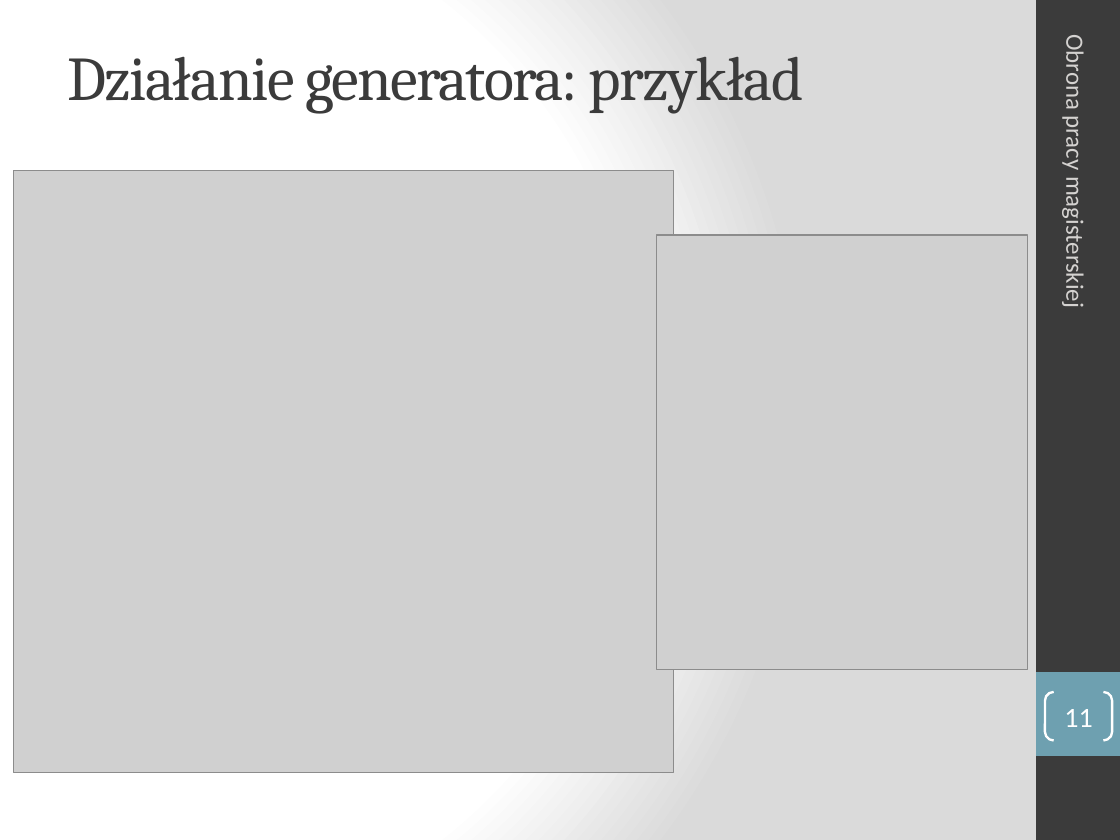
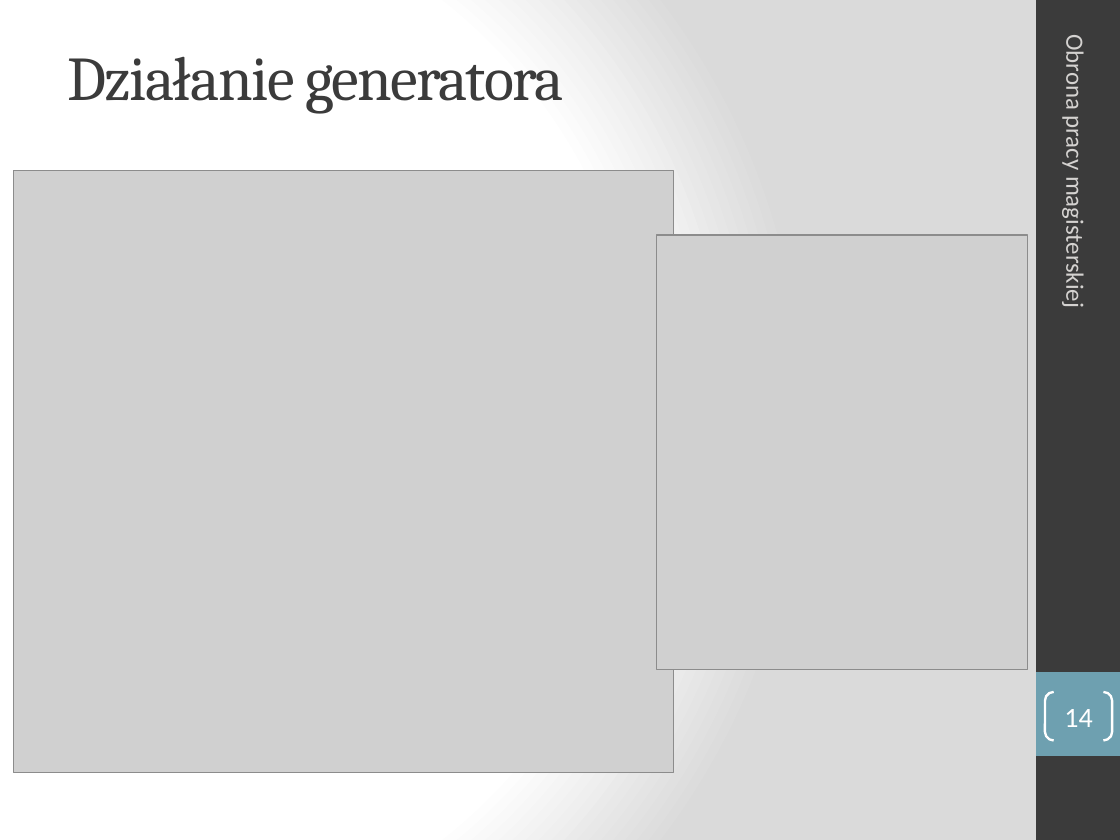
Before and after one commit to manisero/MasterThesis, a slide deck: slide 14 of thesis/presentation/presentation.pptx (slide 11 before the commit). Drawn at 1120x840 pixels with LibreOffice and Linux fonts; fonts in the diff are those of the drawing; grey boxes stand for pictures. Boxes give left, top, right and bottom in pixels: in the first picture for what was removed or moved away, otherwise in the second. Text is boxed around its words. In the diff, an @@ line names an element or a change of style, - is before the commit and + after.

```diff
--- a/thesis/presentation/presentation.pptx
+++ b/thesis/presentation/presentation.pptx
@@ title at (x1=67, y1=56, x2=563, y2=114): text changed @@
-Działanie generatora: przykład
+Działanie generatora
@@ page number at (x1=1064, y1=709, x2=1092, y2=727): text changed @@
-11
+14
```
Also in this commit, not shown: 5 other slides changed, 1 slide added, 1 other file.
